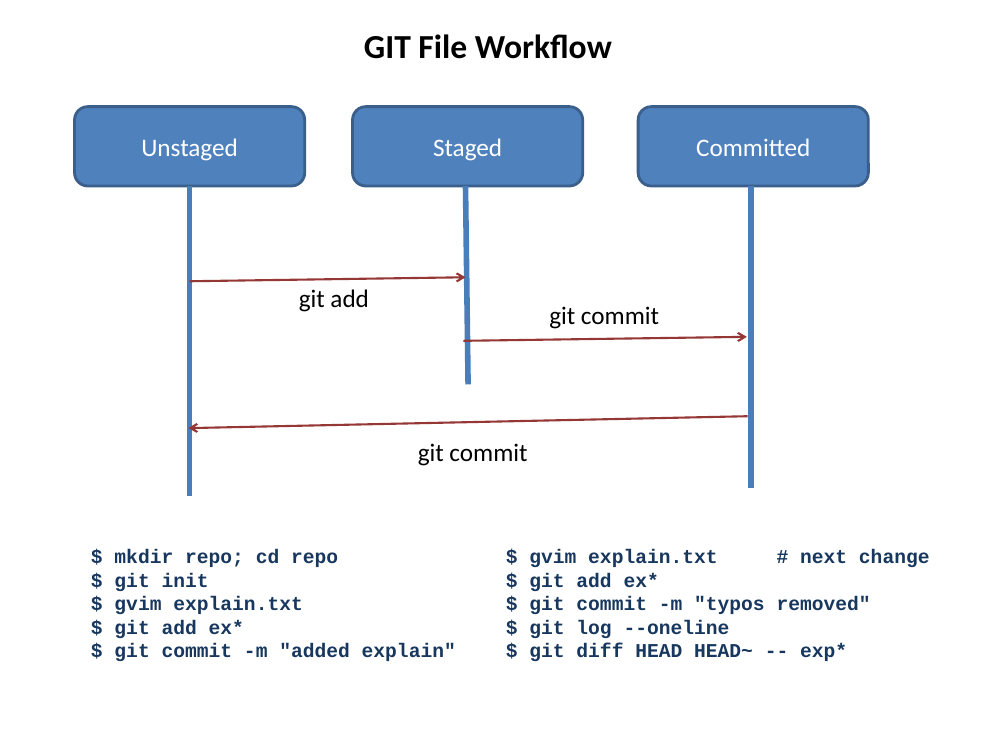
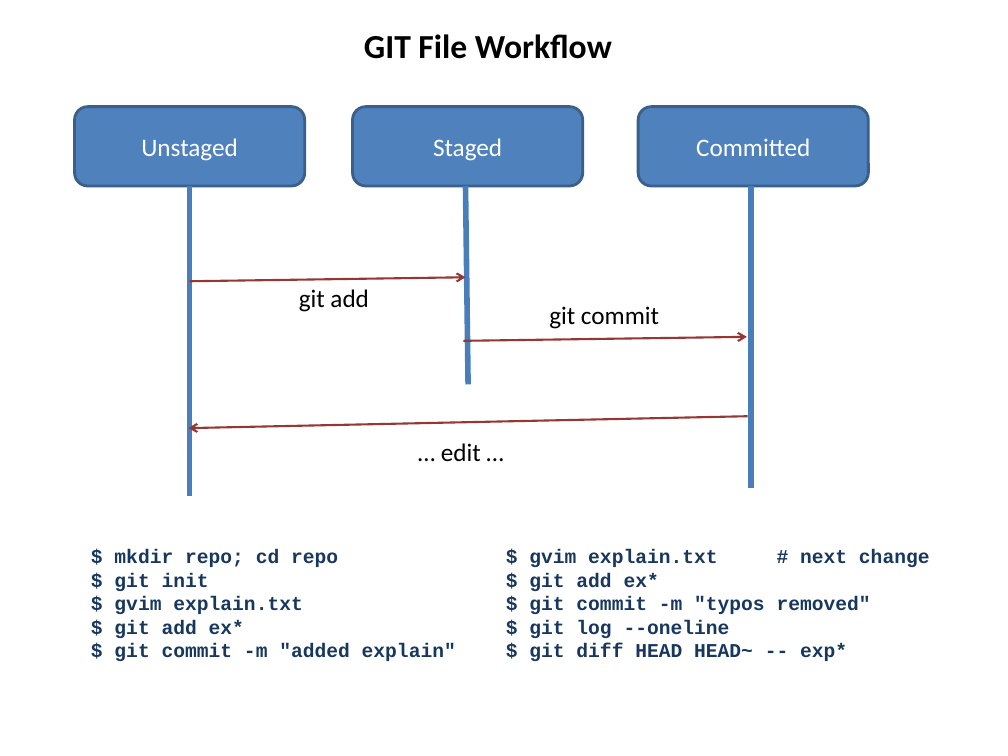
Before and after one commit to hanbei/git_tutorial, a slide deck: slide 6 of architektur.pptx. Drawn at 1008x756 pixels with LibreOffice and Linux fonts; fonts in the diff are those of the drawing. Boxes give left, top, right and bottom in pixels: in the first picture for what was removed or moved away, otherwise in the second. Text is boxed around its words. In the diff, an @@ line names an element or a change of style, - is before the commit and + after.

```diff
--- a/architektur.pptx
+++ b/architektur.pptx
@@ text at (441,443,481,461): text changed @@
-git commit
+… edit …
```
Also in this commit, not shown: 8 other slides changed, 7 slides removed.
